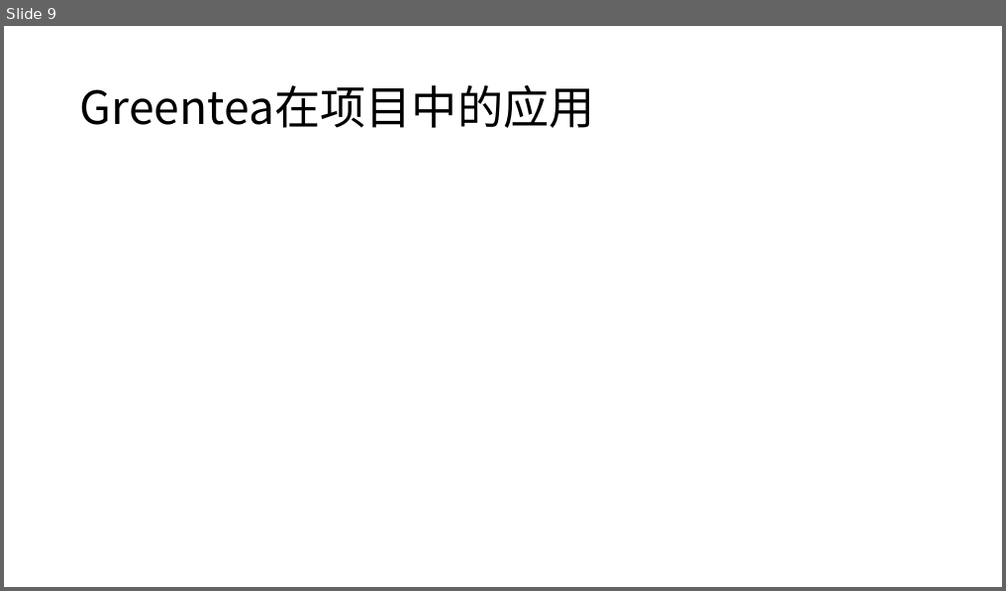
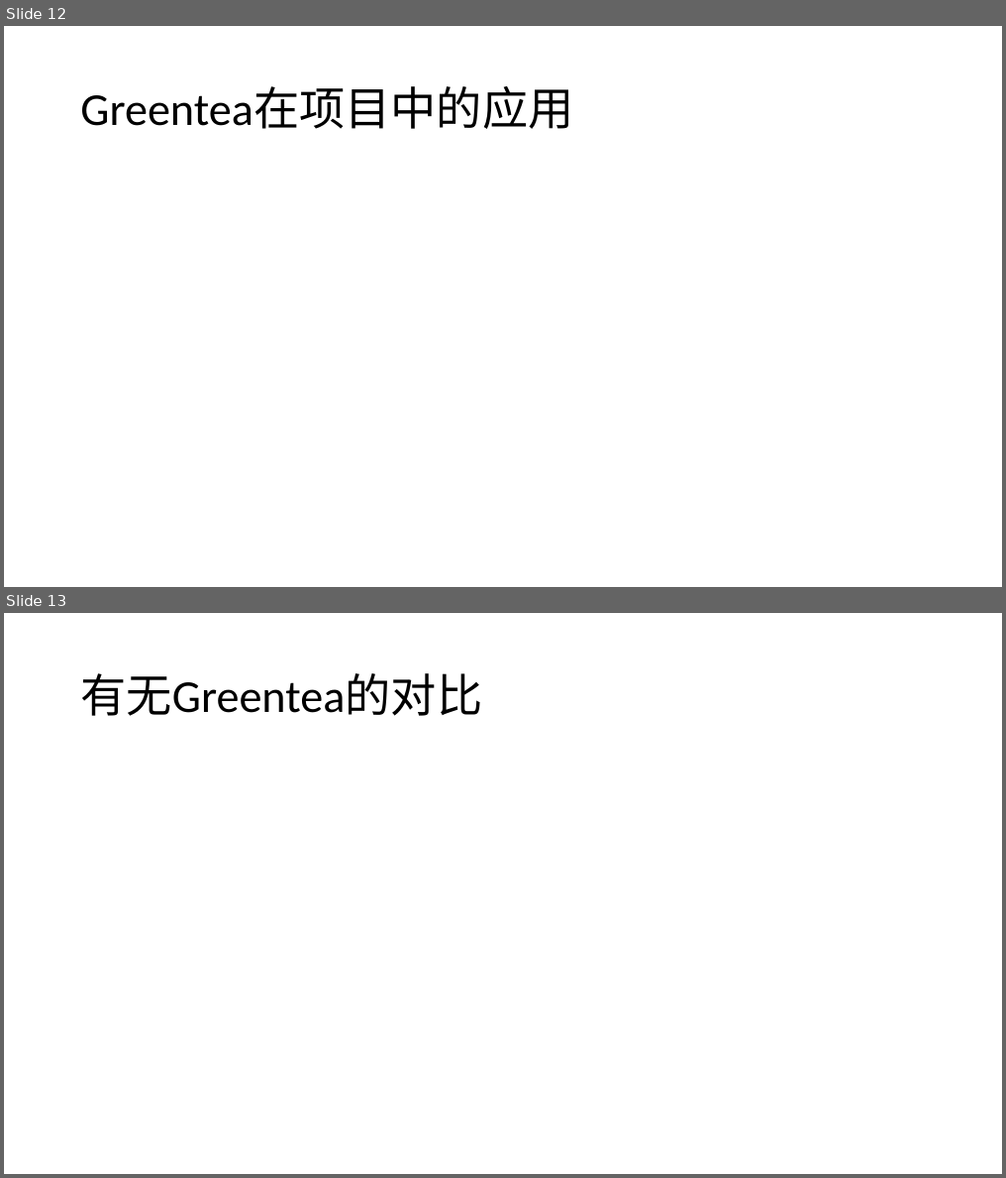
Before and after one commit to whitebkues1/ppt, a slide deck: xianzheng.pptx. Shown one above the other, each under a label of ours: slide 9 before the commit, slides 12 and 13 after it. The pictures are 1006x591 and 1006x1178 pixels, drawn with LibreOffice and Linux fonts; fonts in the diff are those of the drawing. Boxes give left, top, right and bottom in pixels: in the first picture for what was removed or moved away, otherwise in the second. Text is boxed around its words. In the diff, an @@ line names an element or a change of style, - is before the commit and + after.

```diff
--- a/xianzheng.pptx
+++ b/xianzheng.pptx
@@ slide 13 added at bbox=[4, 613, 1002, 1174], background #FFFFFF @@
@@ title added at bbox=[80, 673, 482, 716], 44 pt, text #000000 @@
+有无Greentea的对比
@@ what was slide 9 is now slide 12 @@
@@ slide 12 changed as well @@
@@ title "Greentea在项目中的应用" at bbox=[80, 86, 573, 129]: font Noto Sans CJK SC to Calibri @@
```
Also in this commit, not shown: 14 other slides changed, 7 other slides added, 3 slides removed, 11 other files.
